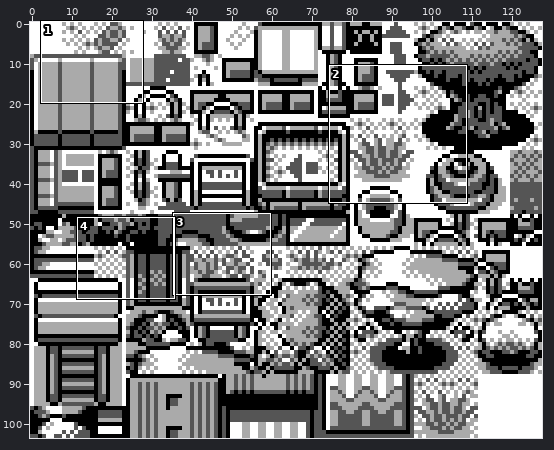
Two versions of one sprite sheet, gfx/tilesets/park.png. The picture above shows the old version from afar; the outline marks the close-up.
Close-up. First the earlier version:
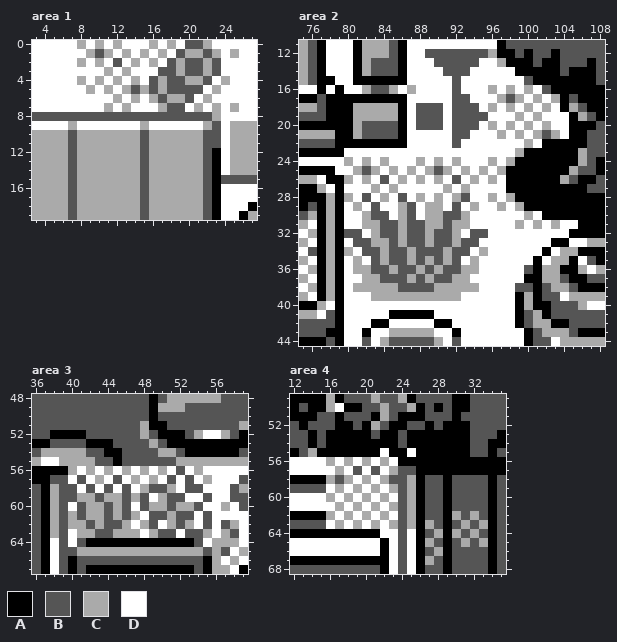
The file is 128x104 pixels. Shown: area 1: x 3..27, y 0..19; area 2: x 75..108, y 11..44; area 3: x 36..59, y 48..67; area 4: x 12..35, y 49..68. The commit also changed other parts of the picture, which this record leaves out.
Palette (. is transparent): A #000000  B #555555  C #aaaaaa  D #ffffff
Pixels before, area 1, first column x 3:
 0 DDDDDCDCDCDDDCDCDBBCDDDDD
 1 DDDDDDCBCDCDCDCDBCCBCDCDD
 2 DDDDDCDCDBDCDCDBCBBCBDDDD
 3 DDDDDDDDCDCDDDBBCBBCBDDDD
 4 DDDDDCDCDCDCDBCBBCCBDCDDD
 5 DDDDDDCDCDCBCBCBBBBDCDDDD
 6 DDDDDDDDDCDCDCBCCBDCDDDDD
 7 DDDDDDDDCDCDDDCBBDCDCDCDD
 8 BBBBBBBBBBBBBBBBBBBBCDDDD
 9 DDDDCDDDDDDDCDDDDDDCBDCCC
10 CCCCBCCCCCCCBCCCCCCBBDCCC
11 CCCCBCCCCCCCBCCCCCCBBDCCC
12 CCCCBCCCCCCCBCCCCCCBADCCC
13 CCCCBCCCCCCCBCCCCCCBADCCC
14 CCCCBCCCCCCCBCCCCCCBADCCC
15 CCCCBCCCCCCCBCCCCCCBABBBB
16 CCCCBCCCCCCCBCCCCCCBADDDD
17 CCCCBCCCCCCCBCCCCCCBADDDD
18 CCCCBCCCCCCCBCCCCCCBADDDA
19 CCCCBCCCCCCCBCCCCCCBADDAC
Pixels before, area 2, first column x 75:
11 CBADDDACCCBADDDDDDDDDDABBBBBBBBBBB
12 CBADDDACCCBADDBBBBBBBCAABABBABBBBB
13 CBADDDACBBBADDDBBBBBDDCAAABAABBBAB
14 CBADDDACBBBADDDDBBBDDDDDAAAAABAAAB
15 CBAADDAAAAAADDDDDBDDDDDDDBAAAAAAAB
16 DDADADDCBBCDCDDDDBDDDCDCDCDBAAAAAA
17 AABAAAAAAAAADDDDDBBDDDCBCDCDCABAAA
18 CCBAAACCCCCADBBBDBBBDCDCDCDCDACBAA
19 BBBAAACCCCCADBBBDBBBBDDDCDCDDDACBA
20 AAAAAACBBBBADBBBDBBBDCDCDCDCDDAAAB
21 CCCCAACBBBBADDDDDBBDDDCDCDCBCDAABB
22 BBBBAAAAAAAADDDDDBDDDDDDDCDAAAAABB
23 AAAAADDDDDDDDDDDDDDDDDDDCAAAAAACBB
24 DDDDDCDCDCDDDCDCDCDDDCDCAAAAAAACBA
25 AAAADDCBCDCDCDCBCDCDCDCAAAAAAACBBA
26 CCDAACDCDBDCDCDCDBDCDCDAAAAAACBAAB
27 AACDADDDCDCDDDDDCDCDDDDAAAAAAAAABB
28 AAACACDBDCDBDCDCDCBDDCDCAAAAAAAAAA
29 ABACADCDBDDCBDCCDBDCDDCDCAAAAAAAAA
30 BCACADDCBBDCBDCCBBCDDDDDDCDAAAAAAA
31 CDACADDCCBBCBBCCBCCDDDDDCDCDCDDAAA
32 DCACABBDCBBCBBCBBCDBBDDDDDDDDDAAAA
33 CDACADBBCCBCBBCBBCBBDDDDDDDDAADDCC
34 DBACACDBBCBBCBBBCBBDCDDDDDDADCCAAA
35 CDACADCDBCBBCBCBCBDCDDDDDDADCCADBA
36 DCACADCCBBCBBCBCBBCCDDDDDBACCAACDC
37 CDACADDCCBBBCBCBBCCDDDDDDAACCBAABB
38 DCACADCCCCCBBBBCCCCCDDDDBBABCCBAAA
39 CDACADDDCCCCCCCCCCDDDDDDACABBDCCCC
40 AACDADDDDDDDDDDDDDDDDDDDACAABBBCDD
41 CCDBADDDDDAAAAADDDDDDDDDABCABBBBBB
42 BBBBADDDAADDDDDAADDDDDDDABCCAABBBB
43 BBBAADDADDCCCCCDDADDDDDDDABCCCBAAA
44 AAABADDBDCBBBBBCDBDDDDDDDABBDCCCCC
Pixels before, area 3, first column x 36:
48 BBBBBBBBBBBBBABCCCCCCBBB
49 BBBBBBBBBBBBBACCCBBBBBBB
50 BBBBBBBBBBBBBABBBBBBBBBB
51 BBBBBBBBBBBBCAABBBBBBBBC
52 BBAAAABBBBBBCBAAABCDDCBA
53 AABBBBAAABBBBCBAAAAAAAAA
54 BCCCCCBBAABBBBCCBAAAAAAB
55 CDDCCCCBBABBBBBBCCCCCCCC
56 AAAACDCDCDCDCDCDBDCDDDDD
57 AABBDBDCDBDCDCDBDBDCDDDB
58 BACBBDBDBDBDCBBCDBBDDDBC
59 BACBBCCBCCBCBDCBBDDBDDBB
60 BACBDBCCBCBDBCCBCCBDDCDB
61 BACBCBCCBCBCDBBCBBDBDDDD
62 BACBCCBCBBCDCBDCBCDBDBCD
63 BACBDCCBBCCCDCBBDBBCDCBD
64 BADBDBAAAAAAAAAAAABDCCCD
65 BADBBCCCCCCCCCCCCCCBCBDC
66 BADBABBBBBBBBBBBBBBACDCD
67 BADBABAAAAAAAAAAAABACCDA
Pixels before, area 4, first column x 12:
49 AAAACABBBCBBCABBBBAABBBB
50 ABAACDAABBCBBCABABAABBBB
51 AAABBABBBACBAAABBBABBBBB
52 BABBBAABACBAABBABAAABBBB
53 BBABAAAAABAABAAAAAAABBBA
54 BBABAAAAAAAABAAAAAAABBAA
55 ABCAAAAAAADAADAAAAAABBAB
56 DDDDCDCDCDCDAAAAAAAAAAAA
57 DDDDDCDBDBDCBBAAAAAAAAAA
58 AAAACBCDCDCBBCABBABBBBAB
59 BBBBDCDCDCDCBCABBABBBBAB
60 DDDDCDCDCDCDBCABBABBBBAB
61 DDDDDCDCDCDCBCABBABBBBAB
62 AAAACDCDCDCDBCABBACBCBAB
63 BBBBDCDCDCDCBCACBABCBCAB
64 AAAAAAAAAADDBDABCACBCBAB
65 DDDDDDDDDDADBDACBABCBCAB
66 DDDDDDDDDDADBDABCABBBBAB
67 AAAAAAAAAAADBDACBABBBBAB
68 BBBBBBBBBBADBDABBABBBBAB
The result:
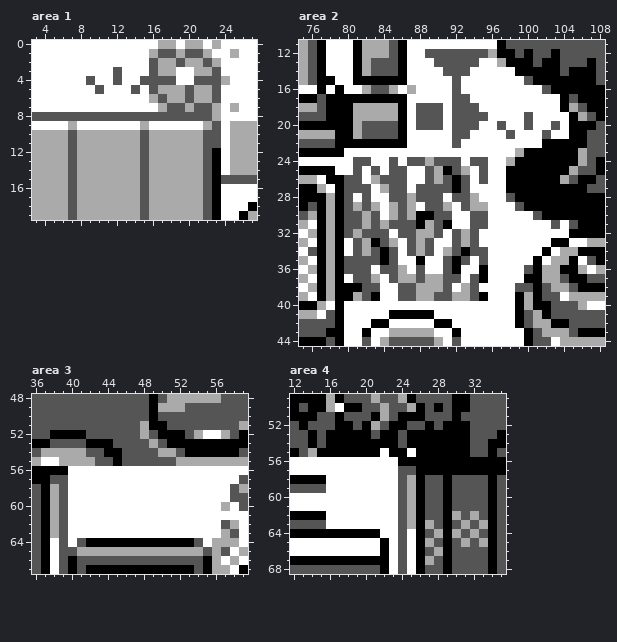
Difference:
Area 1:
y 0: x 8 C -> D; x 10 C -> D; x 12 C -> D; x 16..17 CD -> DC; x 20..23 BBCD -> CCDC
y 1: x 9..11 CBC -> DDD; x 13 C -> D; x 15..23 CDCDBCCBC -> DCBBCBBCD
y 2: x 8 C -> D; x 10 C -> D; x 12 B -> D; x 14 C -> D; x 16..23 CDBCBBCB -> BCCBCCBC
y 3: x 11..13 CDC -> DBD; x 16..21 DBBCBB -> BCCDDC
y 4: x 8..10 CDC -> DBD; x 12 C -> B; x 14..15 CD -> DB; x 17 C -> B; x 19..21 BCC -> DDB; x 23 D -> B
y 5: x 9..11 CDC -> DBD; x 13 C -> D; x 15 C -> D; x 18..19 BB -> CC; x 21..23 BDC -> CCB
y 6: x 12 C -> D; x 14 C -> D; x 21 D -> C; x 23 D -> B
y 7: x 11 C -> D; x 13 C -> D; x 20..22 DCD -> CBB
Area 2:
y 16: x 96 C -> D; x 98 C -> D; x 100 C -> D
y 17: x 97..99 CBC -> DDD; x 101 C -> D; x 103 C -> D
y 18: x 96 C -> D; x 98 C -> D; x 100 C -> D; x 102 C -> D
y 19: x 99..101 CDC -> DBD
y 20: x 96..98 CDC -> DBD; x 100 C -> B; x 102..103 CD -> DB
y 21: x 97..99 CDC -> DBD; x 101 C -> D; x 103 C -> D
y 22: x 100 C -> D
y 24: x 80..82 CDC -> DBB; x 84..85 CD -> DB; x 87..92 DCDCDC -> BBCBBB; x 94..96 DDC -> BBD
y 25: x 81..83 CBC -> BDB; x 85..87 CDC -> BBD; x 89..92 CBCD -> BCAB; x 95 C -> B; x 97 C -> D
y 26: x 80..83 CDCD -> BBDC; x 85..86 DC -> BB; x 88..89 CD -> DB; x 91..96 DBDCDC -> BABDBD
y 27: x 80..86 DDDCDCD -> BBBDCBB; x 88..93 DDDCDC -> BBBBAB
y 28: x 80 C -> B; x 84..85 CD -> DB; x 87..90 DCDC -> CBBB; x 92 C -> B; x 94 D -> C; x 96 C -> D; x 98 C -> B
y 29: x 80 D -> B; x 82..83 DB -> BC; x 85..87 DCB -> CBC; x 89..93 CCDBD -> BBCDB; x 95 D -> C; x 97 C -> D; x 99 C -> B
y 30: x 80..81 DD -> BB; x 84..90 BDCBDCC -> DCBCAAB; x 92..95 BCDD -> DDBB; x 100..101 CD -> DB
y 31: x 80..81 DD -> BB; x 83..84 CB -> BC; x 86 C -> B; x 88 B -> A; x 90..95 CBCCDD -> BADDBB; x 99 C -> D; x 101 C -> D; x 103 C -> B; x 105 D -> B
y 32: x 81..83 BDC -> CBB; x 85..86 BC -> DB; x 88 B -> C; x 91..93 BCD -> DBC; x 95 B -> D
y 33: x 82..86 BCCBC -> CABCD; x 88..93 BCBBCB -> CBDDBC
y 34: x 80..82 CDB -> DBC; x 84 C -> A; x 86..88 BCB -> DBC; x 90 B -> D; x 93..95 BDC -> ABB
y 35: x 80..82 DCD -> BBB; x 84 C -> A; x 86..95 BCBCBCBDCD -> DDADDBABDB
y 36: x 80..83 DCCB -> BBBD; x 85..90 CBBCBC -> BCDBDD; x 92..95 BCCD -> ADDA
y 37: x 81..82 DC -> BB; x 84 B -> D; x 86 B -> C; x 90 B -> C; x 92..95 CCDD -> BDBA
y 38: x 80..85 DCCCCC -> AABBDD; x 88..89 BB -> CC; x 91..92 CC -> BD; x 94 C -> B
y 39: x 80..87 DDDCCCCC -> ACBADDBB; x 90..91 CC -> BB; x 93..95 DDD -> CBA
Area 3:
y 56: x 40 C -> D; x 42 C -> D; x 44 C -> D; x 46 C -> D; x 48 C -> D; x 50 C -> D; x 52 B -> D; x 54 C -> D
y 57: x 41 B -> D; x 43 C -> D; x 45 B -> D; x 47 C -> D; x 49 C -> D; x 51 B -> D; x 53 B -> D; x 55 C -> D
y 58: x 40 B -> D; x 42 B -> D; x 44 B -> D; x 46 B -> D; x 48..51 CBBC -> DDDD; x 53..54 BB -> DD
y 59: x 40..48 BCCBCCBCB -> DDDDDDDDD; x 50..52 CBB -> DDD; x 55 B -> D
y 60: x 41..46 BCCBCB -> DDDDDD; x 48..54 BCCBCCB -> DDDDDDD
y 61: x 40..47 CBCCBCBC -> DDDDDDDD; x 49..53 BBCBB -> DDDDD; x 55 B -> D
y 62: x 40..46 CCBCBBC -> DDDDDDD; x 48..49 CB -> DD; x 51..53 CBC -> DDD; x 55 B -> D
y 63: x 41..47 CCBBCCC -> DDDDDDD; x 49..51 CBB -> DDD; x 53..55 BBC -> DDD
Area 4:
y 56: x 16 C -> D; x 18 C -> D; x 20 C -> D; x 22 C -> D
y 57: x 17 C -> D; x 19 B -> D; x 21 B -> D; x 23 C -> D
y 58: x 16..18 CBC -> DDD; x 20 C -> D; x 22..23 CB -> DD
y 59: x 17 C -> D; x 19 C -> D; x 21 C -> D; x 23 C -> D
y 60: x 16 C -> D; x 18 C -> D; x 20 C -> D; x 22 C -> D
y 61: x 17 C -> D; x 19 C -> D; x 21 C -> D; x 23 C -> D
y 62: x 16 C -> D; x 18 C -> D; x 20 C -> D; x 22 C -> D
y 63: x 17 C -> D; x 19 C -> D; x 21 C -> D; x 23 C -> D
